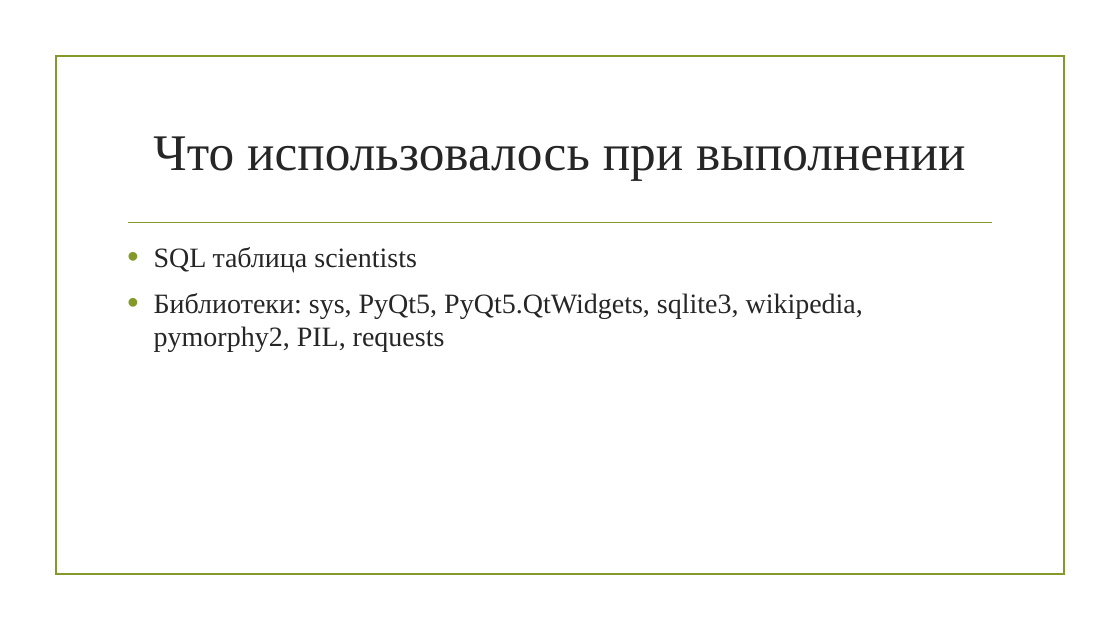
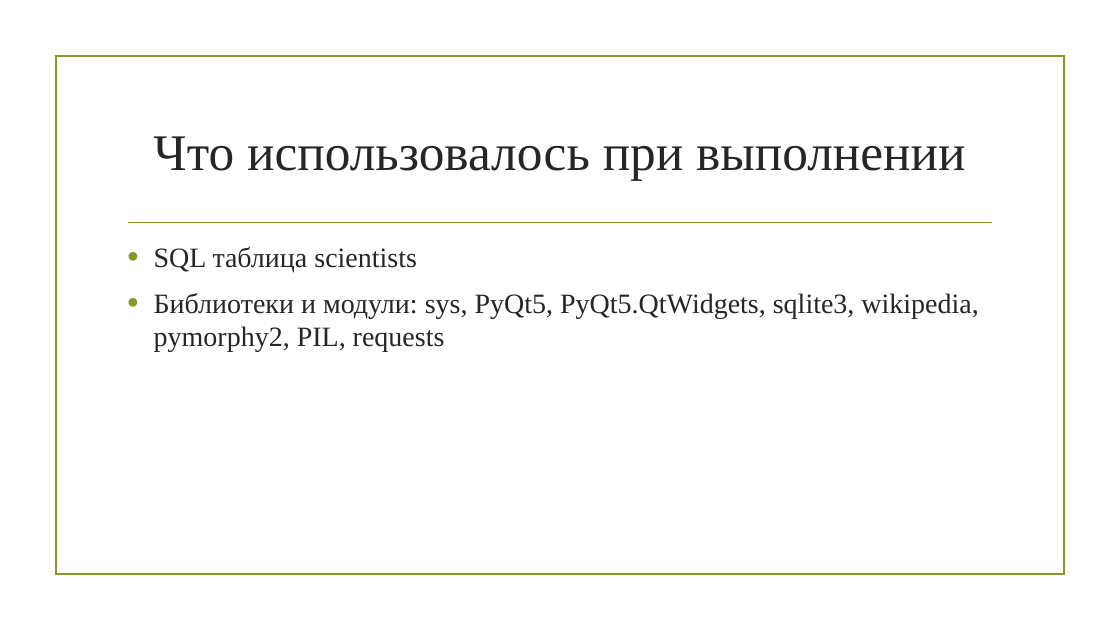
Before and after one commit to grin333/web-project, a slide deck: slide 3 of TheScienceInPersons (1).pptx. Drawn at 1120x630 pixels with LibreOffice and Linux fonts; fonts in the diff are those of the drawing; background and template pictures are left out. Boxes give left, top, right and bottom in pixels: in the first picture for what was removed or moved away, otherwise in the second. Text is boxed around its words. In the diff, an @@ line names an element or a change of style, - is before the commit and + after.

```diff
--- a/TheScienceInPersons (1).pptx
+++ b/TheScienceInPersons (1).pptx
@@ text at (x1=154, y1=293, x2=978, y2=352): text changed @@
-• Библиотеки: sys, PyQt5, PyQt5.QtWidgets, sqlite3, wikipedia, pymorphy2, PIL, requests
+• Библиотеки и модули: sys, PyQt5, PyQt5.QtWidgets, sqlite3, wikipedia, pymorphy2, PIL, requests
```
Also in this commit, not shown: 1 slide added.
